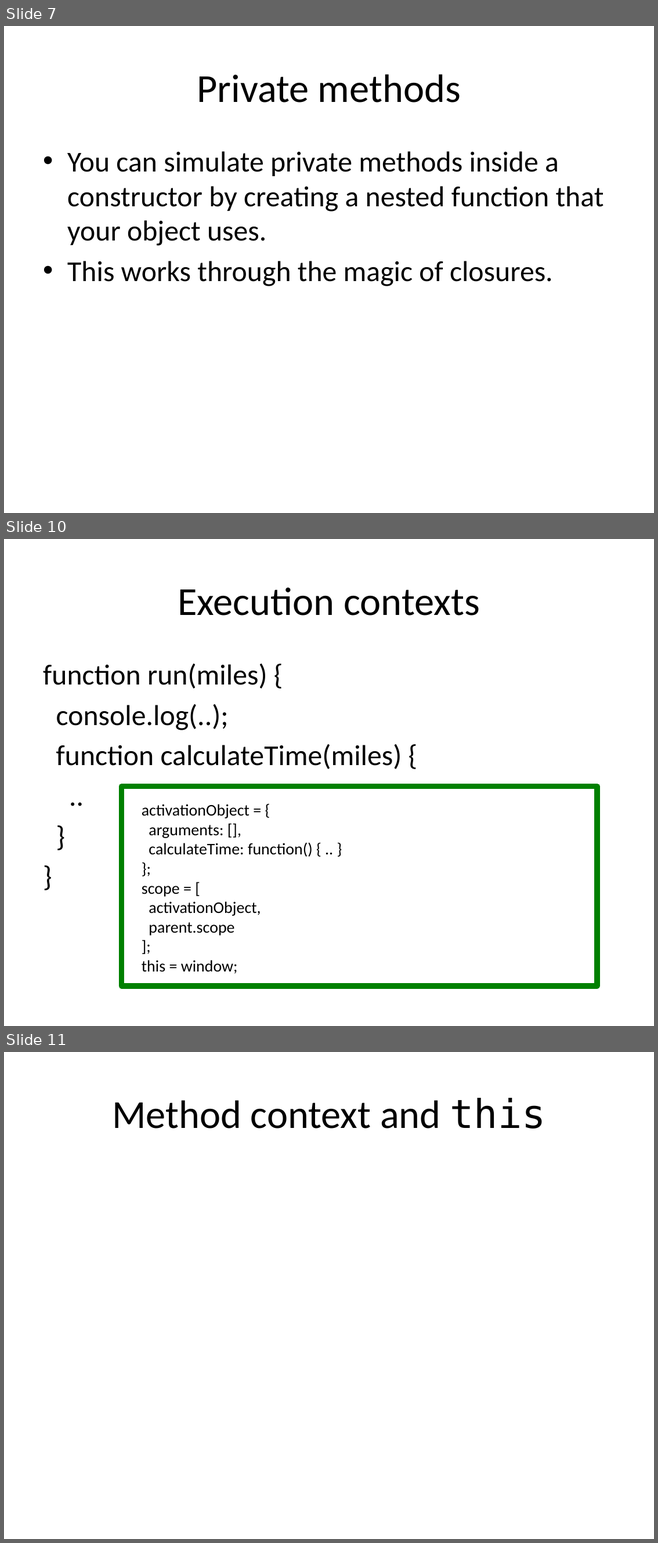
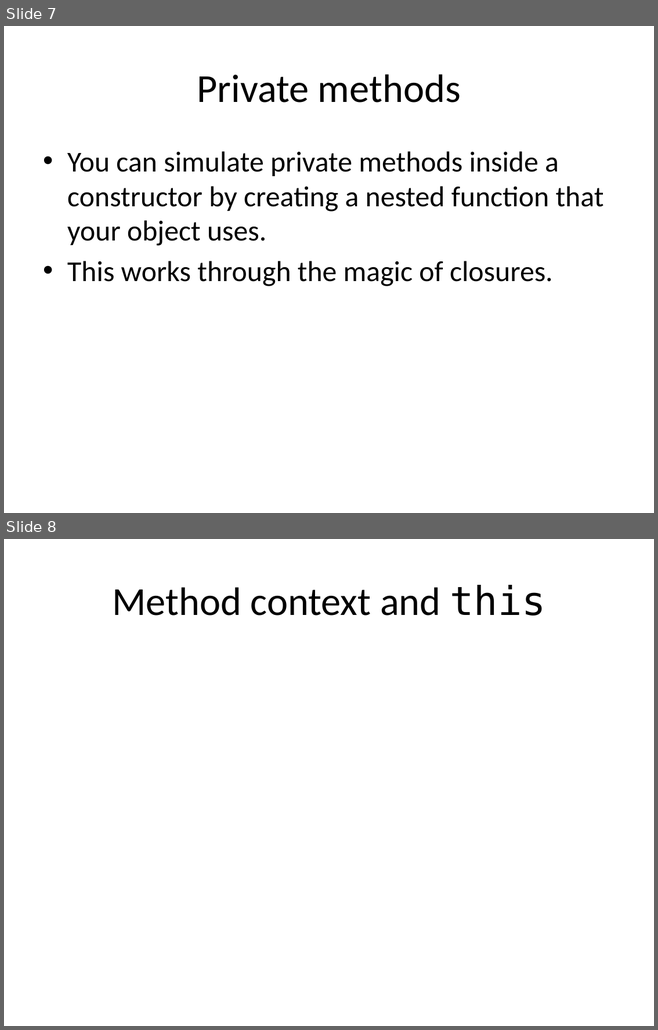
Before and after one commit to helephant/JavascriptObjects, a slide deck: javascript-objects.pptx. Shown one above the other, each under a label of ours: slides 7, 10 and 11 before the commit, slides 7 and 8 after it; the slides between them are not shown. The pictures are 658x1543 and 658x1030 pixels, drawn with LibreOffice and Linux fonts; fonts in the diff are those of the drawing. Boxes give left, top, right and bottom in pixels: in the first picture for what was removed or moved away, otherwise in the second. Text is boxed around its words. In the diff, an @@ line names an element or a change of style, - is before the commit and + after.

```diff
--- a/javascript-objects.pptx
+++ b/javascript-objects.pptx
@@ slide 10 removed at bbox=[4, 539, 654, 1026], background #FFFFFF @@
@@ title removed at bbox=[178, 587, 480, 616] @@
-Execution contexts
@@ text removed at bbox=[43, 663, 402, 769] @@
-function run(miles) {
-console.log(..);
-function calculateTime(miles) {
-..
-}
-}
@@ rectangle removed at bbox=[122, 787, 597, 987] @@
@@ text removed at bbox=[141, 804, 313, 974] @@
-activationObject = {
-arguments: [],
-calculateTime: function() { .. }
-};
-scope = [
-activationObject,
-parent.scope
-];
-this = window;
@@ what was slide 11 is now slide 8 @@
```
Also in this commit, not shown: 2 slides added, 4 other slides removed.
